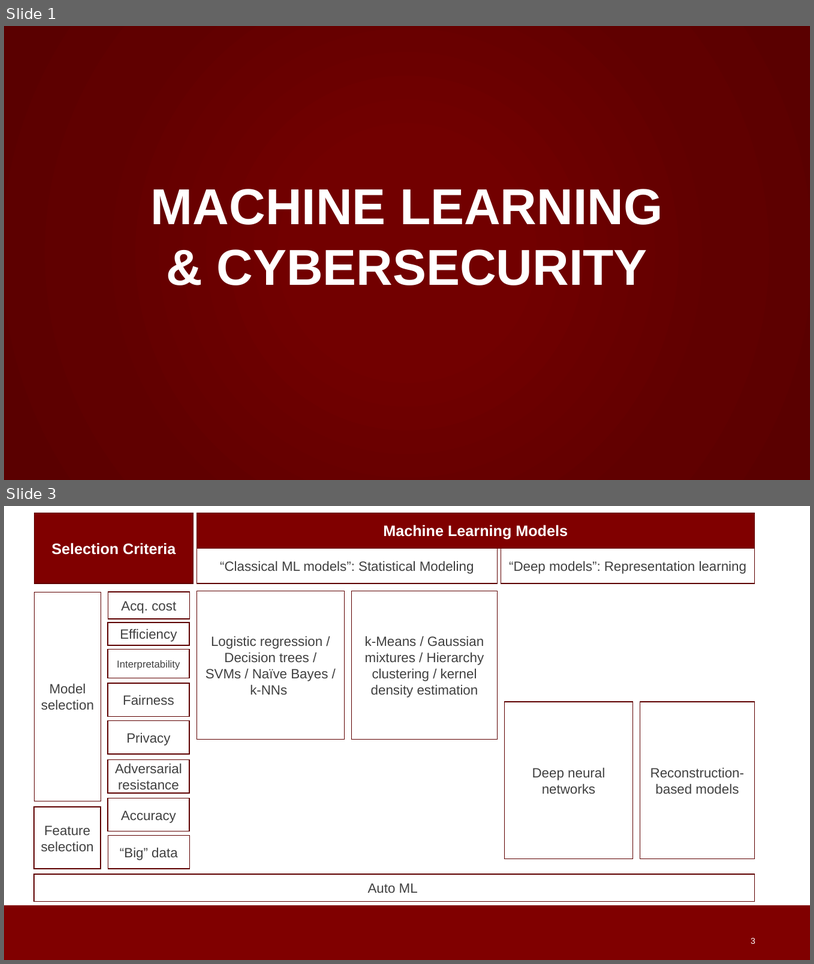
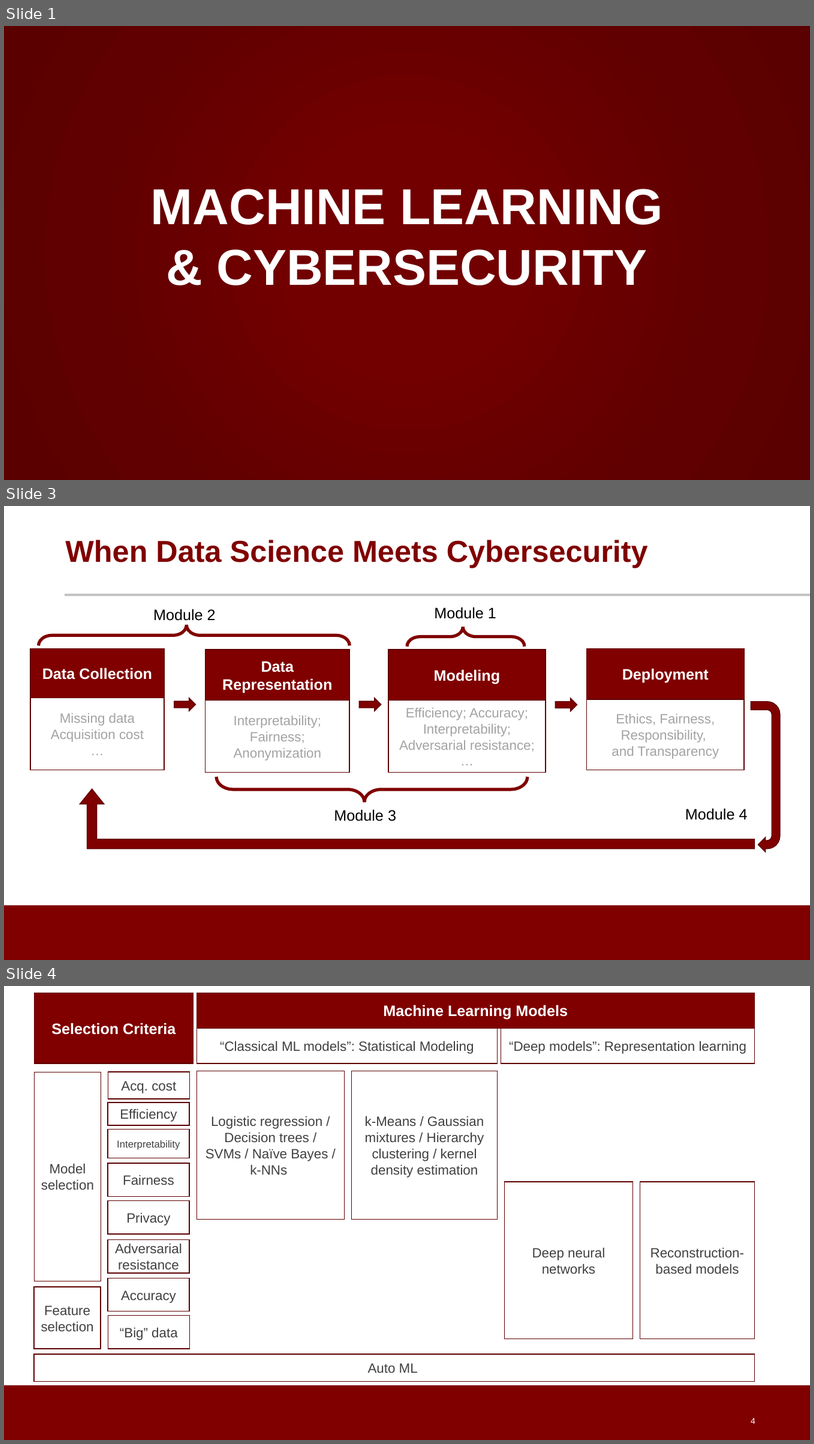
Before and after one commit to noise-lab/ML-Cybersecurity, a slide deck: overview-chart.pptx. Shown one above the other, each under a label of ours: slides 1 and 3 before the commit, slides 1, 3 and 4 after it; the slides between them are not shown. The pictures are 814x964 and 814x1444 pixels, drawn with LibreOffice and Linux fonts; fonts in the diff are those of the drawing; background and template pictures are left out. Boxes give left, top, right and bottom in pixels: in the first picture for what was removed or moved away, otherwise in the second. Text is boxed around its words. In the diff, an @@ line names an element or a change of style, - is before the commit and + after.

Commit message:
updates to module 1

```diff
--- a/overview-chart.pptx
+++ b/overview-chart.pptx
@@ slide 3 added at <box>4,506,810,960</box>, background #FFFFFF; not listed: 1 template element that a slide beside it also shows @@
@@ title added at <box>65,540,648,568</box>, 36 pt, text #800000, bold @@
+When Data Science Meets Cybersecurity
@@ line added from (65, 595) to (810, 595), #C2C4C2 3 pt @@
@@ text added at <box>153,609,216,621</box>, 18 pt, text #000000 @@
+Module 2
@@ text added at <box>434,607,497,619</box>, 18 pt, text #000000 @@
+Module 1
@@ left brace added at <box>38,625,350,645</box>, outline #800000 3.75 pt @@
@@ left brace added at <box>408,627,525,646</box>, outline #800000 3.75 pt @@
@@ rectangle added at <box>30,648,164,698</box>, fill #800000, outline #5F0000 1 pt, 18 pt, text #FFFFFF, bold @@
+Data Collection
@@ rectangle added at <box>206,649,350,700</box>, fill #800000, outline #5F0000 1 pt, 18 pt, text #FFFFFF, bold @@
+Data Representation
@@ rectangle added at <box>389,649,546,700</box>, fill #800000, outline #5F0000 1 pt, 18 pt, text #FFFFFF, bold @@
+Modeling
@@ rectangle added at <box>587,648,744,699</box>, fill #800000, outline #5F0000 1 pt, 18 pt, text #FFFFFF, bold @@
+Deployment
@@ rectangle added at <box>30,698,164,770</box>, fill #FFFFFF, outline #5F0000 1 pt, 16 pt, text #A1A4A1 @@
+Missing data
+Acquisition cost
+…
@@ right arrow added at <box>174,698,196,711</box>, fill #800000, outline #5F0000 1 pt @@
@@ rectangle added at <box>206,700,350,772</box>, fill #FFFFFF, outline #5F0000 1 pt, 16 pt, text #A1A4A1 @@
+Interpretability; Fairness;
+Anonymization
@@ right arrow added at <box>360,698,381,711</box>, fill #800000, outline #5F0000 1 pt @@
@@ rectangle added at <box>389,700,546,772</box>, fill #FFFFFF, outline #5F0000 1 pt, 16 pt, text #A1A4A1 @@
+Efficiency; Accuracy; Interpretability; Adversarial resistance;
+…
@@ right arrow added at <box>556,699,578,712</box>, fill #800000, outline #5F0000 1 pt @@
@@ rectangle added at <box>587,699,744,770</box>, fill #FFFFFF, outline #5F0000 1 pt, 16 pt, text #A1A4A1 @@
+Ethics, Fairness, Responsibility,
+and Transparency
@@ uturn arrow added at <box>751,702,780,852</box>, fill #800000, outline #5F0000 1 pt @@
@@ bent up arrow added at <box>80,789,755,849</box>, fill #800000, outline #5F0000 1 pt @@
@@ left brace added at <box>216,777,528,802</box>, outline #800000 3.75 pt @@
@@ text added at <box>334,809,396,821</box>, 18 pt, text #000000 @@
+Module 3
@@ text added at <box>686,808,748,820</box>, 18 pt, text #000000 @@
+Module 4
@@ what was slide 3 is now slide 4 @@
@@ page number at <box>751,1417,756,1423</box>: text changed @@
-3
+4
```
Also in this commit, not shown: 1 other file.
